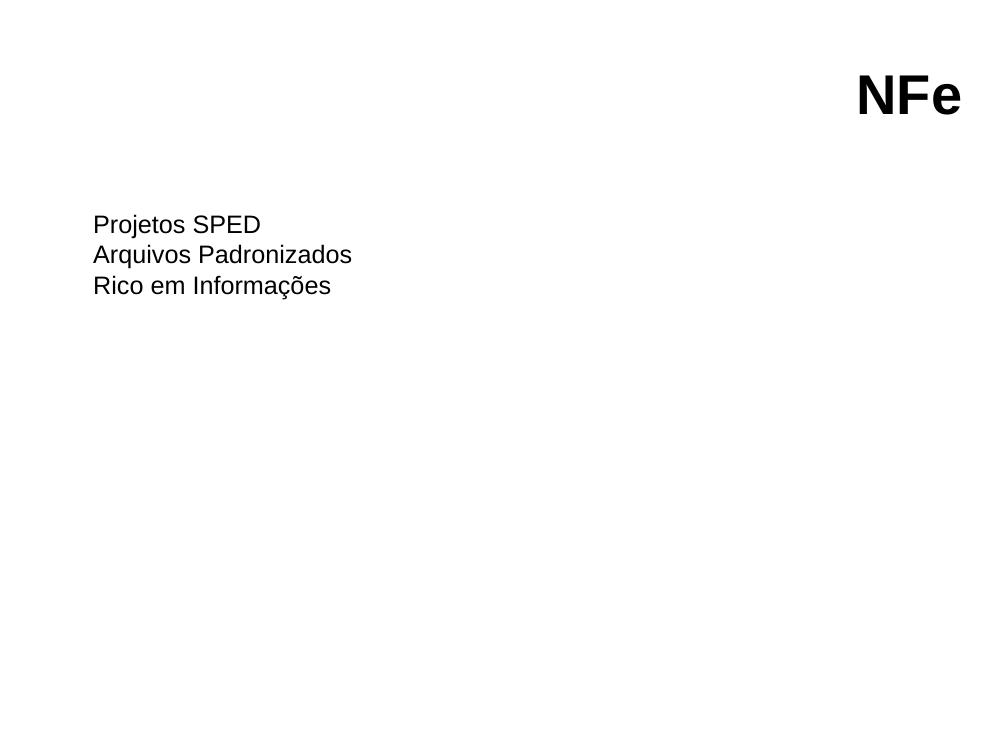
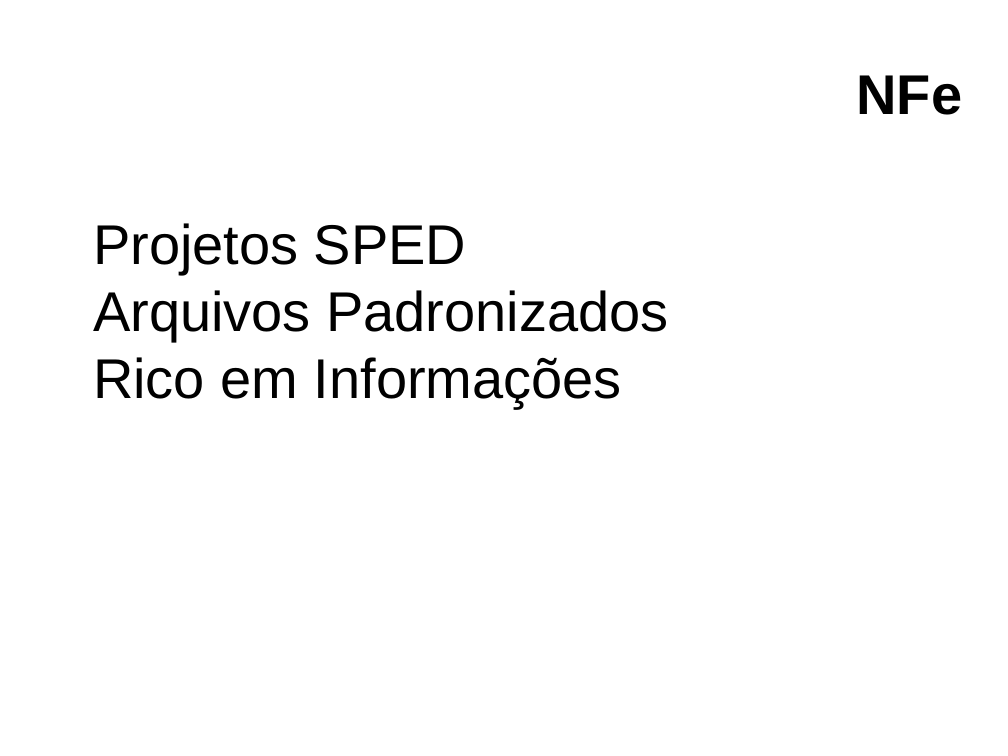
Before and after one commit to clairton/crh, a slide deck: slide 4 of slides.odp. Drawn at 1008x756 pixels with LibreOffice and Linux fonts; fonts in the diff are those of the drawing; background and template pictures are left out. Boxes give left, top, right and bottom in pixels: in the first picture for what was removed or moved away, otherwise in the second. Text is boxed around its words. In the diff, an @@ line names an element or a change of style, - is before the commit and + after.

```diff
--- a/slides.odp
+++ b/slides.odp
@@ text "Projetos SPED" at (93, 223, 668, 408): size 18 to 40 pt @@
```
Also in this commit, not shown: 4 other slides changed, 4 slides added, 1 slide removed.
